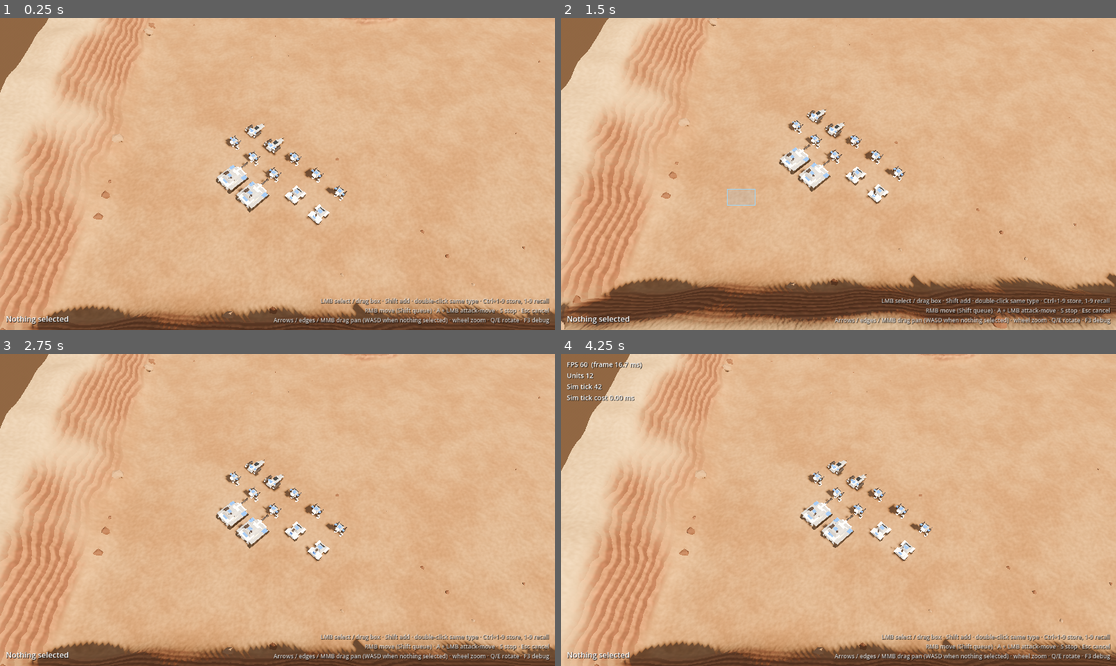
Above: before the commit, frames 1-4 (two rows, left to right).
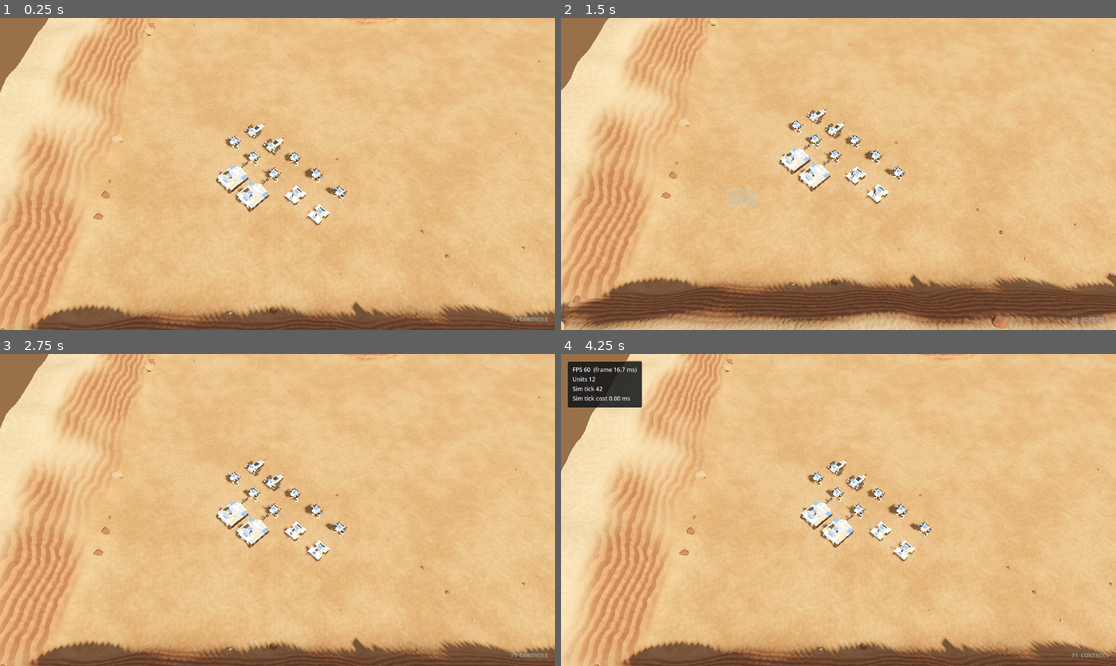
Above: after the commit, the same moments.

Repository: ddv1982/farlanding
Game: Godot game, scene res://main.tscn
Two runs of this game, one before a commit and one after it. Both use one fixed random seed, a clock stepped at 60 frames per second and the inputs below. Sound files missing from this copy of the repository are replaced by a short silence.
Inputs (mouse positions are in pixels of both pictures, inside the frame that each line leads up to):
- Up to frame 1 (0.25 s): no input
- Up to frame 2 (1.5 s): tap Enter at 0.5 s; move the mouse to (960, 158) at 0.52 s; tap Down (camera_pan_back) at 0.6 s; click (960, 158) at 0.67 s; tap Space (ui_select) at 0.77, 1.07 s; drag from (727, 189) to (810, 236) at 1.27 s
- Up to frame 3 (2.75 s): move the mouse to (333, 441) at 2.02 s; tap Up (camera_pan_forward) at 2.1 s; click (333, 441) at 2.17 s
- Up to frame 4 (4.25 s): tap Space (ui_select) at 2.75, 3.77, 4.07 s; drag from (810, 572) to (672, 463) at 2.77 s; move the mouse to (1005, 556) at 3.52 s; tap Left (camera_pan_left) at 3.6 s; click (1005, 556) at 3.67 s; tap F3 (debug_overlay) at 4.15 s

The runs differ from the first frame. In frame 1, 1.6% of the frame differs, in the area x 1-100%, y 35-99%; in frame 2, 1.6%; in frame 3, 1.6%; in frame 4, 3.6%, in the area x 1-100%, y 2-99%.

Commit message:
Polish Phase 1: styled HUD with unit icons, dust trails, grounded unit shading
Co-Authored-By: Claude Fable 5.2 <noreply@anthropic.com>

Diff:
--- a/game/assets/environments/kessel_env.tres
+++ b/game/assets/environments/kessel_env.tres
@@ -18,8 +18,8 @@
 ambient_light_color = Color(0.70, 0.74, 0.86, 1)
 ambient_light_sky_contribution = 0.6
 ambient_light_energy = 0.9
-tonemap_mode = 4
-tonemap_white = 6.0
+tonemap_mode = 2
+tonemap_white = 5.0
 ssao_enabled = true
 ssao_radius = 1.6
 ssao_intensity = 2.2
--- a/game/data/units/concord_bulwark.tres
+++ b/game/data/units/concord_bulwark.tres
@@ -2,6 +2,7 @@
 
 [ext_resource type="Script" path="res://core/defs/unit_def.gd" id="1_def"]
 [ext_resource type="PackedScene" path="res://sim/entities/units/concord_bulwark.tscn" id="2_scene"]
+[ext_resource type="Texture2D" path="res://assets/icons/concord_unit_bulwark.png" id="3_icon"]
 
 [resource]
 script = ExtResource("1_def")
@@ -15,4 +16,5 @@
 display_name = "Bulwark"
 faction = 0
 scene = ExtResource("2_scene")
+icon = ExtResource("3_icon")
 sound_set = &"bulwark"
--- a/game/data/units/concord_kite.tres
+++ b/game/data/units/concord_kite.tres
@@ -2,6 +2,7 @@
 
 [ext_resource type="Script" path="res://core/defs/unit_def.gd" id="1_def"]
 [ext_resource type="PackedScene" path="res://sim/entities/units/concord_kite.tscn" id="2_scene"]
+[ext_resource type="Texture2D" path="res://assets/icons/concord_unit_kite.png" id="3_icon"]
 
 [resource]
 script = ExtResource("1_def")
@@ -15,4 +16,5 @@
 display_name = "Kite"
 faction = 0
 scene = ExtResource("2_scene")
+icon = ExtResource("3_icon")
 sound_set = &"kite"
--- a/game/data/units/concord_ranger.tres
+++ b/game/data/units/concord_ranger.tres
@@ -2,6 +2,7 @@
 
 [ext_resource type="Script" path="res://core/defs/unit_def.gd" id="1_def"]
 [ext_resource type="PackedScene" path="res://sim/entities/units/concord_ranger.tscn" id="2_scene"]
+[ext_resource type="Texture2D" path="res://assets/icons/concord_unit_ranger.png" id="3_icon"]
 
 [resource]
 script = ExtResource("1_def")
@@ -15,4 +16,5 @@
 display_name = "Ranger"
 faction = 0
 scene = ExtResource("2_scene")
+icon = ExtResource("3_icon")
 sound_set = &"ranger"
--- a/game/data/units/concord_surveyor.tres
+++ b/game/data/units/concord_surveyor.tres
@@ -2,6 +2,7 @@
 
 [ext_resource type="Script" path="res://core/defs/unit_def.gd" id="1_def"]
 [ext_resource type="PackedScene" path="res://sim/entities/units/concord_surveyor.tscn" id="2_scene"]
+[ext_resource type="Texture2D" path="res://assets/icons/concord_unit_surveyor.png" id="3_icon"]
 
 [resource]
 script = ExtResource("1_def")
@@ -15,4 +16,5 @@
 display_name = "Surveyor"
 faction = 0
 scene = ExtResource("2_scene")
+icon = ExtResource("3_icon")
 sound_set = &"surveyor"
--- a/game/presentation/shaders/unit.gdshader
+++ b/game/presentation/shaders/unit.gdshader
@@ -7,6 +7,10 @@
 // r = roughness, g = metallic, b = emission / 8, a = team-colour mask
 uniform sampler2D palette_surface : hint_default_black, filter_nearest, repeat_disable;
 uniform float rim_strength : hint_range(0.0, 1.0) = 0.25;
+// Planet dust that collects on the lower hull, and how high it reaches (metres).
+uniform vec3 dust_color : source_color = vec3(0.62, 0.42, 0.27);
+uniform float dust_height = 1.1;
+uniform float dust_amount : hint_range(0.0, 1.0) = 0.45;
 
 instance uniform vec3 team_color : source_color = vec3(0.1, 0.45, 1.0);
 // 0 = pristine, 1 = wrecked: darkens and desaturates the surface.
@@ -16,6 +20,12 @@
 	vec3 base = texture(palette_albedo, UV).rgb;
 	vec4 surface = texture(palette_surface, UV);
 	base = mix(base, team_color, surface.a);
+	// COLOR.r carries height above the model origin (metres / 8). Models without
+	// it read as white, i.e. "high", and are left untouched.
+	float height = COLOR.r * 8.0;
+	float lit = step(surface.b, 0.001);
+	base = mix(base, dust_color, smoothstep(dust_height, 0.0, height) * dust_amount * lit);
+	base *= mix(0.72, 1.0, smoothstep(0.0, 0.9, height));
 	float grey = dot(base, vec3(0.299, 0.587, 0.114));
 	base = mix(base, vec3(grey) * 0.45, damage * 0.7);
 
--- a/game/presentation/unit_visual.gd
+++ b/game/presentation/unit_visual.gd
@@ -13,6 +13,9 @@
 const STRIDE_LENGTH := 2.2
 const DISH_SPEED := 1.6
 const TURRET_TURN_SPEED := 4.0
+const DUST_COLOR := Color(0.78, 0.58, 0.40, 0.55)
+## Speed in m/s at which a unit starts raising dust.
+const DUST_MIN_SPEED := 1.0
 
 @export var model_scene: PackedScene
 ## Radius of the selection ring in metres.
@@ -27,6 +30,7 @@
 var _turret: Node3D
 var _dish: Node3D
 var _ring: MeshInstance3D
+var _dust: GPUParticles3D
 var _speed: float = 0.0
 var _stride_phase: float = 0.0
 var _time: float = 0.0
@@ -41,6 +45,8 @@
 		_collect_parts(_model)
 	_ring = _build_ring()
 	add_child(_ring)
+	_dust = _build_dust()
+	add_child(_dust)
 	set_selected(false)
 
 
@@ -67,6 +73,7 @@
 ## Speed along the unit's facing, in metres per second.
 func set_motion(speed: float) -> void:
 	_speed = speed
+	_dust.emitting = absf(speed) > DUST_MIN_SPEED
 
 
 func set_team_color(color: Color) -> void:
@@ -134,3 +141,59 @@
 	ring.position.y = 0.08
 	ring.cast_shadow = GeometryInstance3D.SHADOW_CASTING_SETTING_OFF
 	return ring
+
+
+func _build_dust() -> GPUParticles3D:
+	var fade := Gradient.new()
+	fade.set_color(0, DUST_COLOR)
+	fade.set_color(1, Color(DUST_COLOR, 0.0))
+	var fade_texture := GradientTexture1D.new()
+	fade_texture.gradient = fade
+	var grow := Curve.new()
+	grow.add_point(Vector2(0.0, 0.35))
+	grow.add_point(Vector2(1.0, 1.0))
+	var grow_texture := CurveTexture.new()
+	grow_texture.curve = grow
+	var process := ParticleProcessMaterial.new()
+	process.emission_shape = ParticleProcessMaterial.EMISSION_SHAPE_BOX
+	process.emission_box_extents = Vector3(footprint_radius * 0.5, 0.05, footprint_radius * 0.3)
+	process.direction = Vector3.UP
+	process.spread = 60.0
+	process.initial_velocity_min = 0.3
+	process.initial_velocity_max = 1.0
+	process.gravity = Vector3(0.0, 0.25, 0.0)
+	process.damping_min = 0.6
+	process.damping_max = 1.0
+	process.scale_min = 0.7
+	process.scale_max = 1.3
+	process.scale_curve = grow_texture
+	process.color_ramp = fade_texture
+	var puff := GradientTexture2D.new()
+	var soft := Gradient.new()
+	soft.set_color(0, Color.WHITE)
+	soft.set_color(1, Color(1.0, 1.0, 1.0, 0.0))
+	puff.gradient = soft
+	puff.fill = GradientTexture2D.FILL_RADIAL
+	puff.fill_from = Vector2(0.5, 0.5)
+	puff.fill_to = Vector2(1.0, 0.5)
+	puff.width = 64
+	puff.height = 64
+	var surface := StandardMaterial3D.new()
+	surface.shading_mode = BaseMaterial3D.SHADING_MODE_UNSHADED
+	surface.transparency = BaseMaterial3D.TRANSPARENCY_ALPHA
+	surface.billboard_mode = BaseMaterial3D.BILLBOARD_PARTICLES
+	surface.vertex_color_use_as_albedo = true
+	surface.albedo_texture = puff
+	var quad := QuadMesh.new()
+	quad.size = Vector2.ONE * footprint_radius * 1.4
+	quad.material = surface
+	var dust := GPUParticles3D.new()
+	dust.name = "Dust"
+	dust.amount = 14
+	dust.lifetime = 1.3
+	dust.emitting = false
+	dust.process_material = process
+	dust.draw_pass_1 = quad
+	dust.position = Vector3(0.0, 0.25, footprint_radius * 0.6)
+	dust.cast_shadow = GeometryInstance3D.SHADOW_CASTING_SETTING_OFF
+	return dust
--- a/game/ui/hud.gd
+++ b/game/ui/hud.gd
@@ -1,31 +1,40 @@
 class_name Hud
 extends CanvasLayer
-## Minimal HUD: selection summary, controls hint and an F3 debug overlay. Plain
-## labels; styling comes later.
+## In-mission HUD: a selection panel with one chip per unit type, a controls
+## panel (F1) and a debug overlay (F3). Built in code from one small set of
+## styles so every panel reads as the same survey-instrument family.
 
 const HINT: String = (
-	"LMB select / drag box · Shift add · double-click same type · Ctrl+1-9 store, 1-9 recall\n"
-	+ "RMB move (Shift queue) · A + LMB attack-move · S stop · Esc cancel\n"
-	+ "Arrows / edges / MMB drag pan (WASD when nothing selected) · wheel zoom · Q/E rotate · F3 debug"
+	"SELECT   LMB click or drag  ·  Shift add  ·  double-click same type\n"
+	+ "GROUPS   Ctrl+1-9 store  ·  1-9 recall  ·  press twice to centre\n"
+	+ "ORDERS   RMB move  ·  Shift queue  ·  A then LMB attack-move  ·  S stop\n"
+	+ "CAMERA   arrows, screen edge or MMB drag  ·  wheel zoom  ·  Q/E rotate\n"
+	+ "         WASD pans when nothing is selected"
 )
+const PANEL_COLOR := Color(0.055, 0.07, 0.09, 0.84)
+const ACCENT_COLOR := Color(0.93, 0.36, 0.05)
+const TEXT_COLOR := Color(0.90, 0.92, 0.94)
+const MUTED_COLOR := Color(0.62, 0.68, 0.74)
+const MARGIN := 14
+const ICON_SIZE := 52
 
 ## Optional: shows the last sim-tick cost in the debug overlay.
 @export var world: SimWorld
 
-var _summary: Label
-var _hint: Label
+var _selection_panel: PanelContainer
+var _selection_title: Label
+var _chips: HBoxContainer
+var _hint_panel: PanelContainer
+var _hint_toggle: Label
+var _debug_panel: PanelContainer
 var _debug: Label
 var _tick: int = 0
 
 
 func _ready() -> void:
-	_summary = _make_label(16, Control.PRESET_BOTTOM_LEFT)
-	_hint = _make_label(12, Control.PRESET_BOTTOM_RIGHT)
-	_hint.text = HINT
-	_hint.horizontal_alignment = HORIZONTAL_ALIGNMENT_RIGHT
-	_hint.modulate = Color(1, 1, 1, 0.75)
-	_debug = _make_label(14, Control.PRESET_TOP_LEFT)
-	_debug.visible = false
+	_build_selection_panel()
+	_build_hint()
+	_build_debug()
 	Events.selection_changed.connect(_on_selection_changed)
 	Events.sim_ticked.connect(func(tick: int) -> void: _tick = tick)
 	_on_selection_changed([])
@@ -33,12 +42,18 @@
 
 func _unhandled_input(event: InputEvent) -> void:
 	if event.is_action_pressed(&"debug_overlay"):
-		_debug.visible = not _debug.visible
+		_debug_panel.visible = not _debug_panel.visible
+		get_viewport().set_input_as_handled()
+		return
+	var key := event as InputEventKey
+	if key != null and key.pressed and not key.echo and key.keycode == KEY_F1:
+		_hint_panel.visible = not _hint_panel.visible
+		_hint_toggle.visible = not _hint_panel.visible
 		get_viewport().set_input_as_handled()
 
 
 func _process(_delta: float) -> void:
-	if not _debug.visible:
+	if not _debug_panel.visible:
 		return
 	var lines: PackedStringArray = [
 		"FPS %d  (frame %.1f ms)" % [Engine.get_frames_per_second(), _frame_ms()],
@@ -54,47 +69,124 @@
 static func summarize(entities: Array[Node3D]) -> String:
 	if entities.is_empty():
 		return "Nothing selected"
-	var counts: Dictionary[String, int] = {}
-	var order: PackedStringArray = []
+	var parts: PackedStringArray = []
+	for group: Dictionary in group_by_type(entities):
+		parts.append("%d %s" % [group["count"], group["name"]])
+	return "%d selected: %s" % [entities.size(), ", ".join(parts)]
+
+
+## One entry per unit type in first-seen order: { name, count, icon }.
+static func group_by_type(entities: Array[Node3D]) -> Array[Dictionary]:
+	var groups: Array[Dictionary] = []
+	var index_by_name: Dictionary[String, int] = {}
 	for entity: Node3D in entities:
 		var unit: Unit = entity as Unit
 		var type_name: String = "Unit"
+		var icon: Texture2D = null
 		if unit != null and unit.def != null:
 			type_name = unit.def.display_name
-		if not counts.has(type_name):
-			counts[type_name] = 0
-			order.append(type_name)
-		counts[type_name] += 1
-	var parts: PackedStringArray = []
-	for type_name: String in order:
-		parts.append("%d %s" % [counts[type_name], type_name])
-	return "%d selected: %s" % [entities.size(), ", ".join(parts)]
+			icon = unit.def.icon
+		if not index_by_name.has(type_name):
+			index_by_name[type_name] = groups.size()
+			groups.append({"name": type_name, "count": 0, "icon": icon})
+		var group: Dictionary = groups[index_by_name[type_name]]
+		var count: int = group["count"]
+		group["count"] = count + 1
+	return groups
 
 
 func _on_selection_changed(entities: Array[Node3D]) -> void:
-	_summary.text = summarize(entities)
+	_selection_panel.visible = not entities.is_empty()
+	_selection_title.text = "SELECTED  ·  %d" % entities.size()
+	for chip: Node in _chips.get_children():
+		chip.queue_free()
+	for group: Dictionary in group_by_type(entities):
+		var type_name: String = group["name"]
+		var count: int = group["count"]
+		var icon: Texture2D = group["icon"]
+		_chips.add_child(_make_chip(type_name, count, icon))
 
 
-func _make_label(font_size: int, preset: Control.LayoutPreset) -> Label:
-	var label: Label = Label.new()
+func _build_selection_panel() -> void:
+	_selection_panel = _make_panel(Control.PRESET_BOTTOM_LEFT)
+	var column := VBoxContainer.new()
+	column.add_theme_constant_override(&"separation", 6)
+	_selection_panel.add_child(column)
+	_selection_title = _make_label(11, MUTED_COLOR)
+	column.add_child(_selection_title)
+	_chips = HBoxContainer.new()
+	_chips.add_theme_constant_override(&"separation", 14)
+	column.add_child(_chips)
+
+
+func _build_hint() -> void:
+	_hint_panel = _make_panel(Control.PRESET_BOTTOM_RIGHT)
+	_hint_panel.add_child(_make_label(12, TEXT_COLOR, HINT))
+	_hint_panel.visible = false
+	_hint_toggle = _make_label(11, MUTED_COLOR, "F1  CONTROLS")
+	add_child(_hint_toggle)
+	_place(_hint_toggle, Control.PRESET_BOTTOM_RIGHT)
+
+
+func _build_debug() -> void:
+	_debug_panel = _make_panel(Control.PRESET_TOP_LEFT)
+	_debug = _make_label(12, TEXT_COLOR)
+	_debug_panel.add_child(_debug)
+	_debug_panel.visible = false
+
+
+func _make_chip(type_name: String, count: int, icon: Texture2D) -> Control:
+	var chip := VBoxContainer.new()
+	chip.add_theme_constant_override(&"separation", 0)
+	var picture := TextureRect.new()
+	picture.texture = icon
+	picture.custom_minimum_size = Vector2.ONE * ICON_SIZE
+	picture.expand_mode = TextureRect.EXPAND_IGNORE_SIZE
+	picture.stretch_mode = TextureRect.STRETCH_KEEP_ASPECT_CENTERED
+	chip.add_child(picture)
+	var caption := _make_label(12, TEXT_COLOR, "%d  %s" % [count, type_name])
+	caption.horizontal_alignment = HORIZONTAL_ALIGNMENT_CENTER
+	chip.add_child(caption)
+	return chip
+
+
+func _make_panel(preset: Control.LayoutPreset) -> PanelContainer:
+	var style := StyleBoxFlat.new()
+	style.bg_color = PANEL_COLOR
+	style.border_color = ACCENT_COLOR
+	style.border_width_top = 2
+	style.set_corner_radius_all(3)
+	style.set_content_margin_all(10)
+	var panel := PanelContainer.new()
+	panel.add_theme_stylebox_override(&"panel", style)
+	panel.mouse_filter = Control.MOUSE_FILTER_IGNORE
+	add_child(panel)
+	_place(panel, preset)
+	return panel
+
+
+func _make_label(font_size: int, color: Color, text: String = "") -> Label:
+	var label := Label.new()
+	label.text = text
 	label.add_theme_font_size_override(&"font_size", font_size)
-	label.add_theme_color_override(&"font_shadow_color", Color(0, 0, 0, 0.8))
-	label.add_theme_constant_override(&"shadow_offset_x", 1)
-	label.add_theme_constant_override(&"shadow_offset_y", 1)
+	label.add_theme_color_override(&"font_color", color)
 	label.mouse_filter = Control.MOUSE_FILTER_IGNORE
-	add_child(label)
-	label.set_anchors_and_offsets_preset(preset, Control.PRESET_MODE_MINSIZE, 12)
-	label.grow_horizontal = (
+	return label
+
+
+## Pins a control to a screen corner and makes it grow away from that corner.
+func _place(control: Control, preset: Control.LayoutPreset) -> void:
+	control.set_anchors_and_offsets_preset(preset, Control.PRESET_MODE_MINSIZE, MARGIN)
+	control.grow_horizontal = (
 		Control.GROW_DIRECTION_BEGIN
 		if preset == Control.PRESET_BOTTOM_RIGHT
 		else Control.GROW_DIRECTION_END
 	)
-	label.grow_vertical = (
+	control.grow_vertical = (
 		Control.GROW_DIRECTION_END
 		if preset == Control.PRESET_TOP_LEFT
 		else Control.GROW_DIRECTION_BEGIN
 	)
-	return label
 
 
 static func _frame_ms() -> float:
Binary file added: game/assets/icons/concord_building_lander.png
Not shown, added: game/assets/icons/concord_building_lander.png.import
Binary file added: game/assets/icons/concord_unit_bulwark.png
Not shown, added: game/assets/icons/concord_unit_bulwark.png.import
Binary file added: game/assets/icons/concord_unit_fabricator.png
Not shown, added: game/assets/icons/concord_unit_fabricator.png.import
Binary file added: game/assets/icons/concord_unit_hauler.png
Not shown, added: game/assets/icons/concord_unit_hauler.png.import
Binary file added: game/assets/icons/concord_unit_kite.png
Not shown, added: game/assets/icons/concord_unit_kite.png.import
Binary file added: game/assets/icons/concord_unit_ranger.png
Not shown, added: game/assets/icons/concord_unit_ranger.png.import
(and 10 more such lines)
